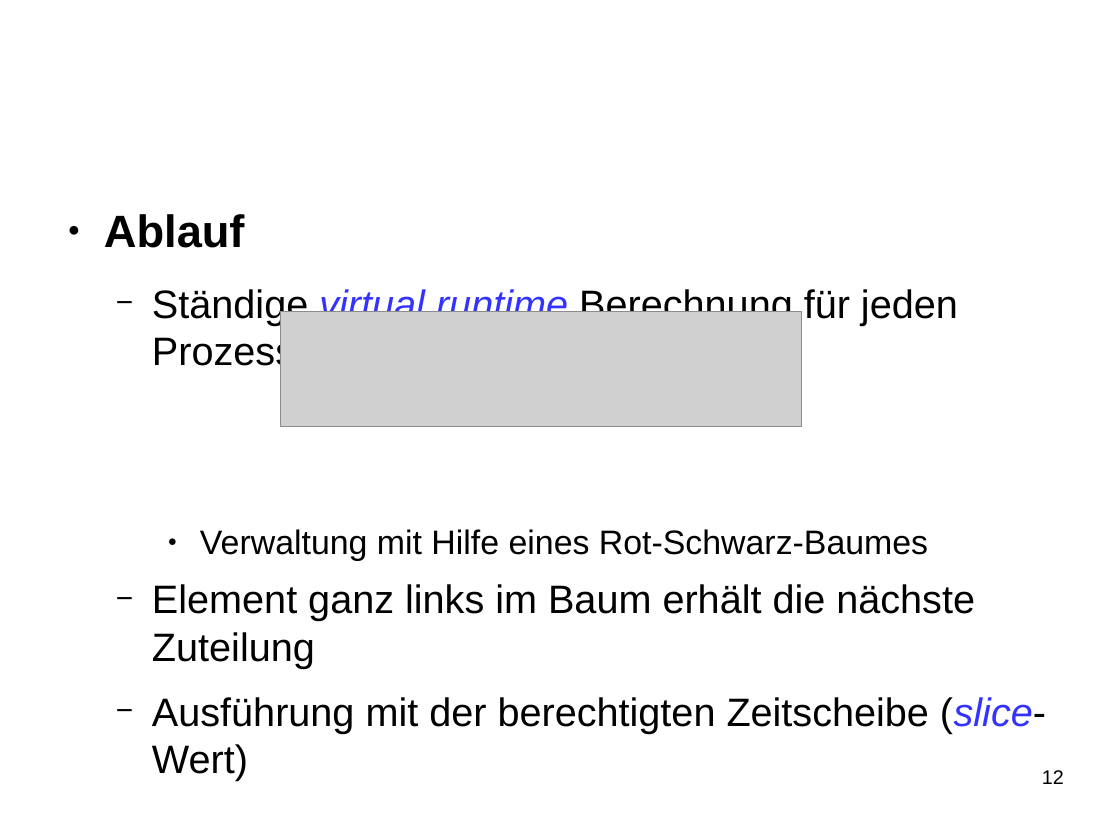
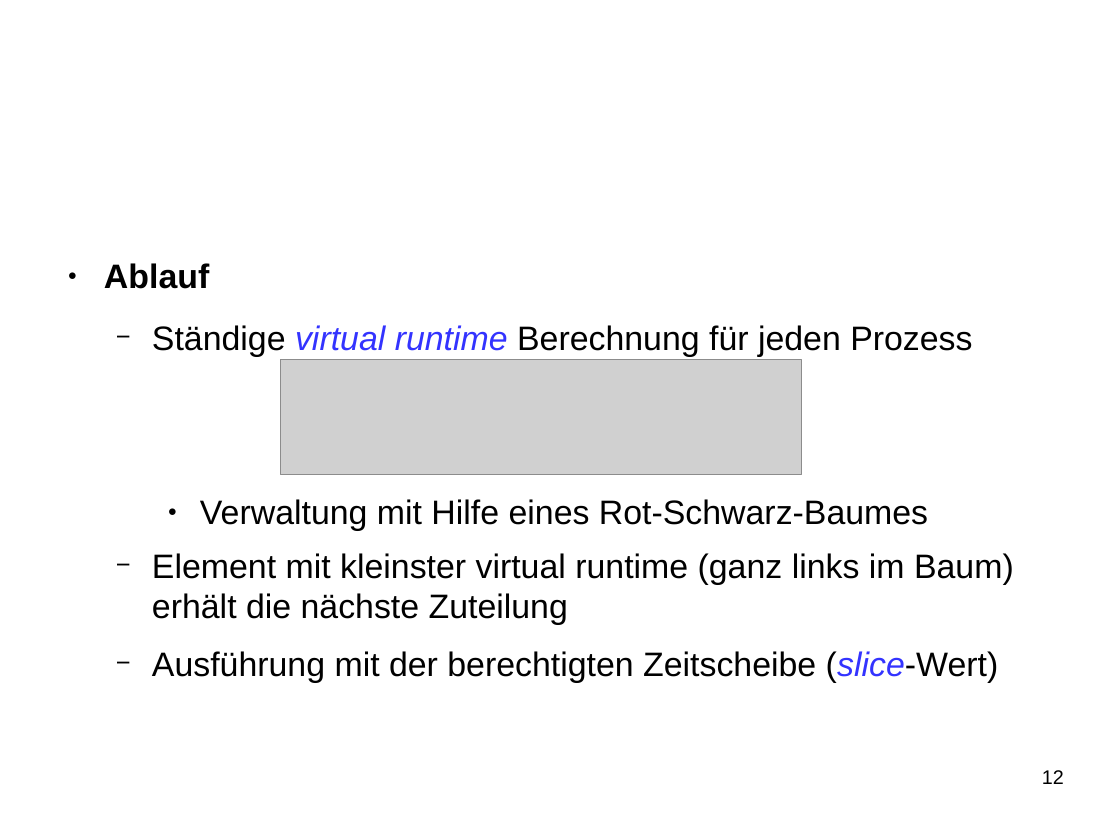
Before and after one commit to SeminararbeitCFS/main, a slide deck: slide 12 of vortrag/vortrag_CFS.odp. Drawn at 1120x840 pixels with LibreOffice and Linux fonts; fonts in the diff are those of the drawing; grey boxes stand for pictures; background and template pictures are left out. Boxes give left, top, right and bottom in pixels: in the first picture for what was removed or moved away, otherwise in the second. Text is boxed around its words. In the diff, an @@ line names an element or a change of style, - is before the commit and + after.

```diff
--- a/vortrag/vortrag_CFS.odp
+++ b/vortrag/vortrag_CFS.odp
@@ text "Ablauf": place and size @@
-text "Ablauf" at [104, 214, 1046, 781]
+text "Ablauf" at [104, 263, 1014, 683]
@@ text at [104, 263, 999, 683]: size 32.1 to 24 pt in "Ablauf"; size 28.1 to 24 pt in "Ständige virtual runtime Berechnung für jeden Prozess", "Ausführung mit der berechtigten Zeitscheibe (slice-Wert)"; size 24.1 to 24 pt in "Verwaltung mit Hilfe eines Rot-Schwarz-Baumes" @@
@@ picture: place and size @@
-picture at [281, 311, 801, 427]
+picture at [281, 359, 801, 475]
@@ text at [152, 553, 1014, 625]: text changed; size 28.1 to 24 pt @@
-  − Element ganz links im Baum erhält die nächste Zuteilung
+  − Element mit kleinster virtual runtime (ganz links im Baum) erhält die nächste Zuteilung
```
Also in this commit, not shown: 3 other slides changed, 1 slide added, 1 slide removed.
